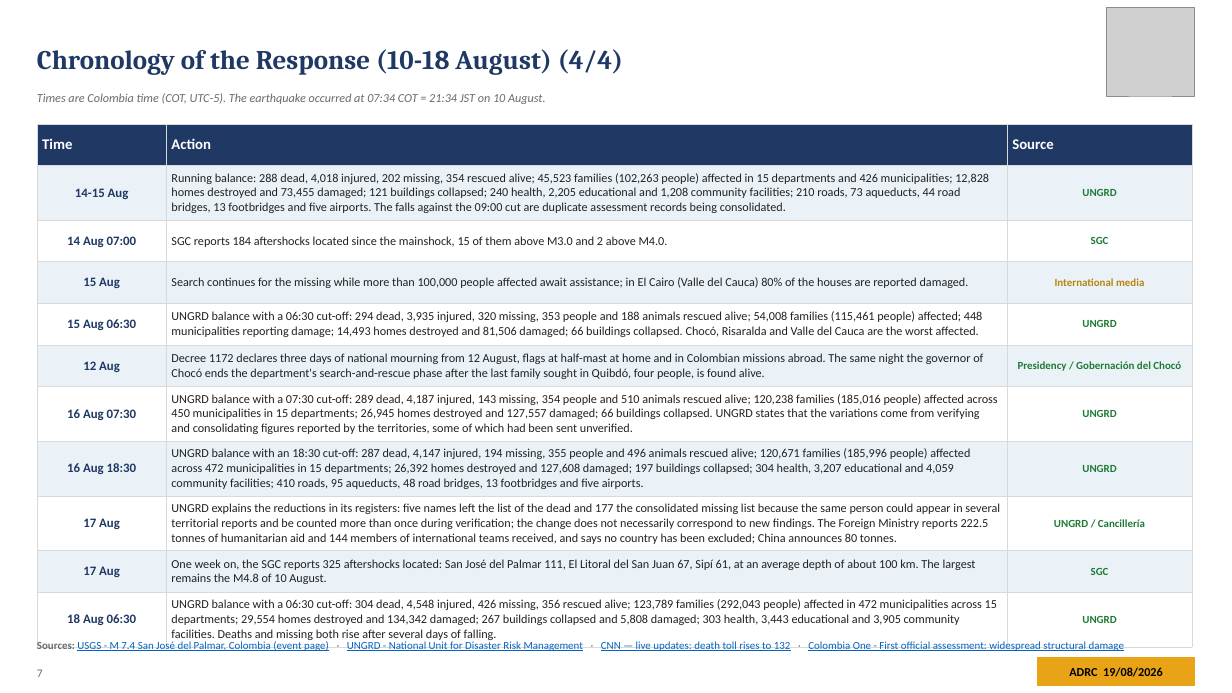
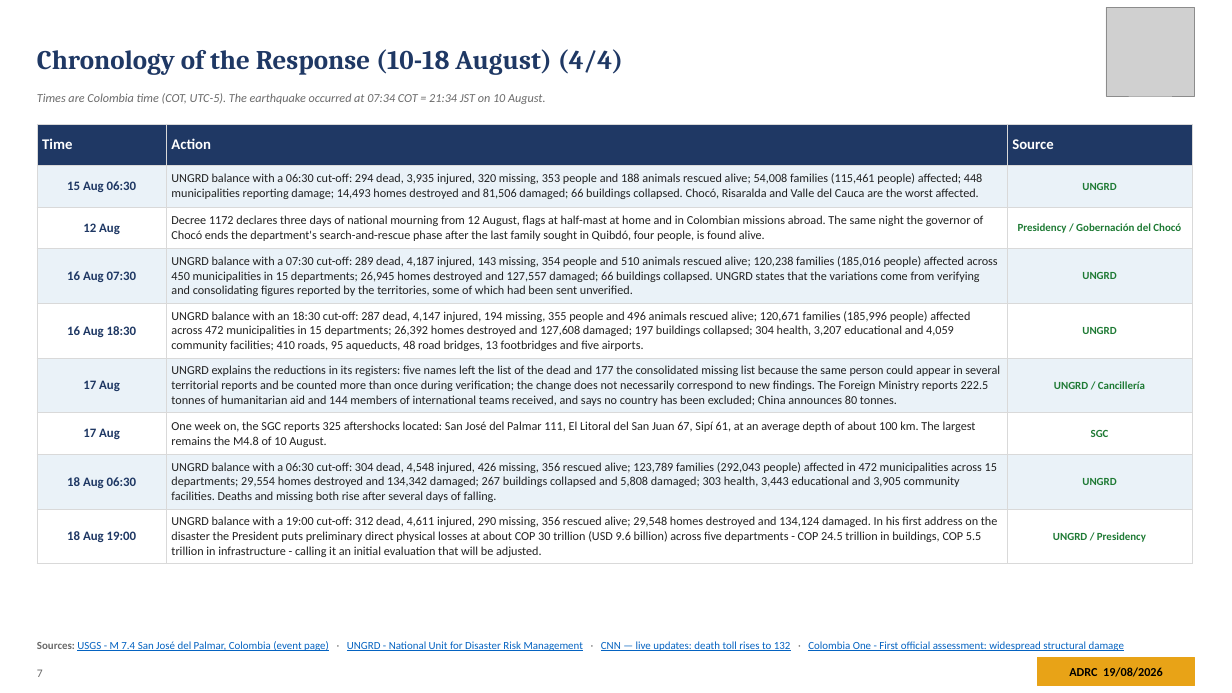
Before and after one commit to kochobi-max/whatsmap, a slide deck: slide 7 of reports/colombia_eq_20260810/output/ADRC_EQ_COL_Choco_20260810_EN.pptx. Drawn at 1232x693 pixels with LibreOffice and Linux fonts; fonts in the diff are those of the drawing; grey boxes stand for pictures. Boxes give left, top, right and bottom in pixels: in the first picture for what was removed or moved away, otherwise in the second. Text is boxed around its words. In the diff, an @@ line names an element or a change of style, - is before the commit and + after.

```diff
--- a/reports/colombia_eq_20260810/output/ADRC_EQ_COL_Choco_20260810_EN.pptx
+++ b/reports/colombia_eq_20260810/output/ADRC_EQ_COL_Choco_20260810_EN.pptx
@@ table at [37,124,1192,561] @@
-row 2: 14-15 Aug | Running balance: 288 dead, 4,018 injured, 202 missing, 354 rescued alive; 45,523 families (102,263 people) affected in 15 departments and 426 municipalities; 12,828 homes destroyed and 73,455 damaged; 121 buildings collapsed; 240 health, 2,205 educational and 1,208 community facilities; 210 roads, 73 aqueducts, 44 road bridges, 13 footbridges and five airports. The falls against the 09:00 cut are duplicate assessment records being consolidated. | UNGRD
-row 3: 14 Aug 07:00 | SGC reports 184 aftershocks located since the mainshock, 15 of them above M3.0 and 2 above M4.0. | SGC
-row 4: 15 Aug | Search continues for the missing while more than 100,000 people affected await assistance; in El Cairo (Valle del Cauca) 80% of the houses are reported damaged. | International media
+row 9: 18 Aug 19:00 | UNGRD balance with a 19:00 cut-off: 312 dead, 4,611 injured, 290 missing, 356 rescued alive; 29,548 homes destroyed and 134,124 damaged. In his first address on the disaster the President puts preliminary direct physical losses at about COP 30 trillion (USD 9.6 billion) across five departments - COP 24.5 trillion in buildings, COP 5.5 trillion in infrastructure - calling it an initial evaluation that will be adjusted. | UNGRD / Presidency
```
Also in this commit, not shown: 17 other slides changed, 8 other files.
